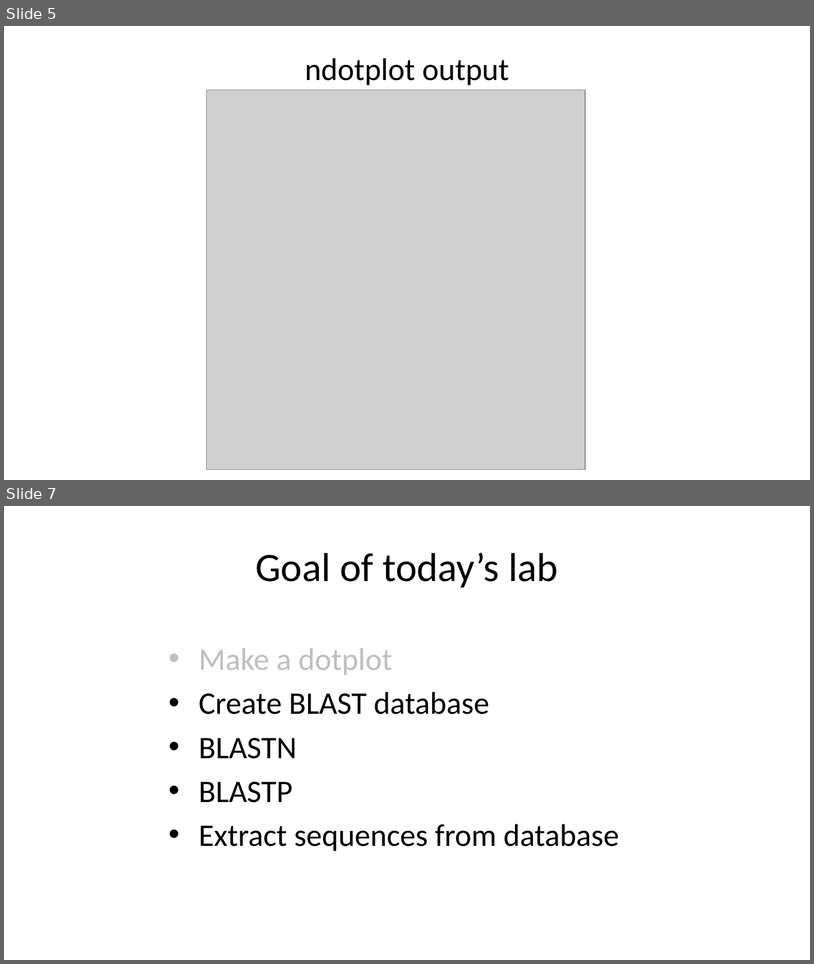
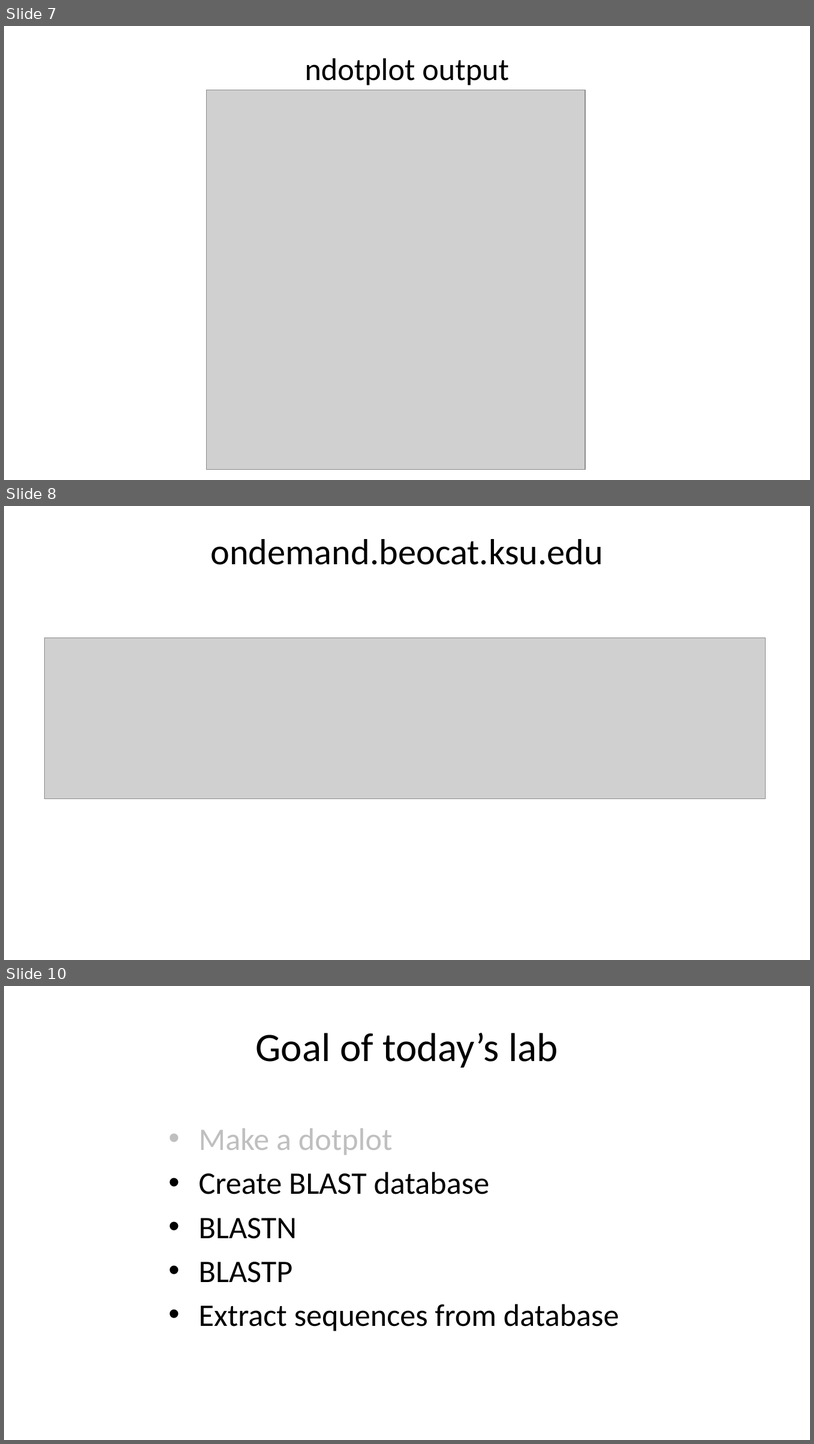
Before and after one commit to liu3zhenlab/teaching, a slide deck: PLPTH813Bioinformatis/2025/2_lab/lab03_alignment.pptx. Shown one above the other, each under a label of ours: slides 5 and 7 before the commit, slides 7, 8 and 10 after it; the slides between them are not shown. The pictures are 814x964 and 814x1444 pixels, drawn with LibreOffice and Linux fonts; fonts in the diff are those of the drawing; grey boxes stand for pictures. Boxes give left, top, right and bottom in pixels: in the first picture for what was removed or moved away, otherwise in the second. Text is boxed around its words. In the diff, an @@ line names an element or a change of style, - is before the commit and + after.

```diff
--- a/PLPTH813Bioinformatis/2025/2_lab/lab03_alignment.pptx
+++ b/PLPTH813Bioinformatis/2025/2_lab/lab03_alignment.pptx
@@ slide 8 added at [4, 506, 810, 960], background #FFFFFF @@
@@ title added at [210, 539, 603, 565], 32.4 pt, text #000000 @@
+ondemand.beocat.ksu.edu
@@ picture added at [44, 637, 766, 799] @@
@@ what was slide 5 is now slide 7 @@
@@ what was slide 7 is now slide 10 @@
```
Also in this commit, not shown: 3 slides changed, 2 other slides added, 2 other files.
